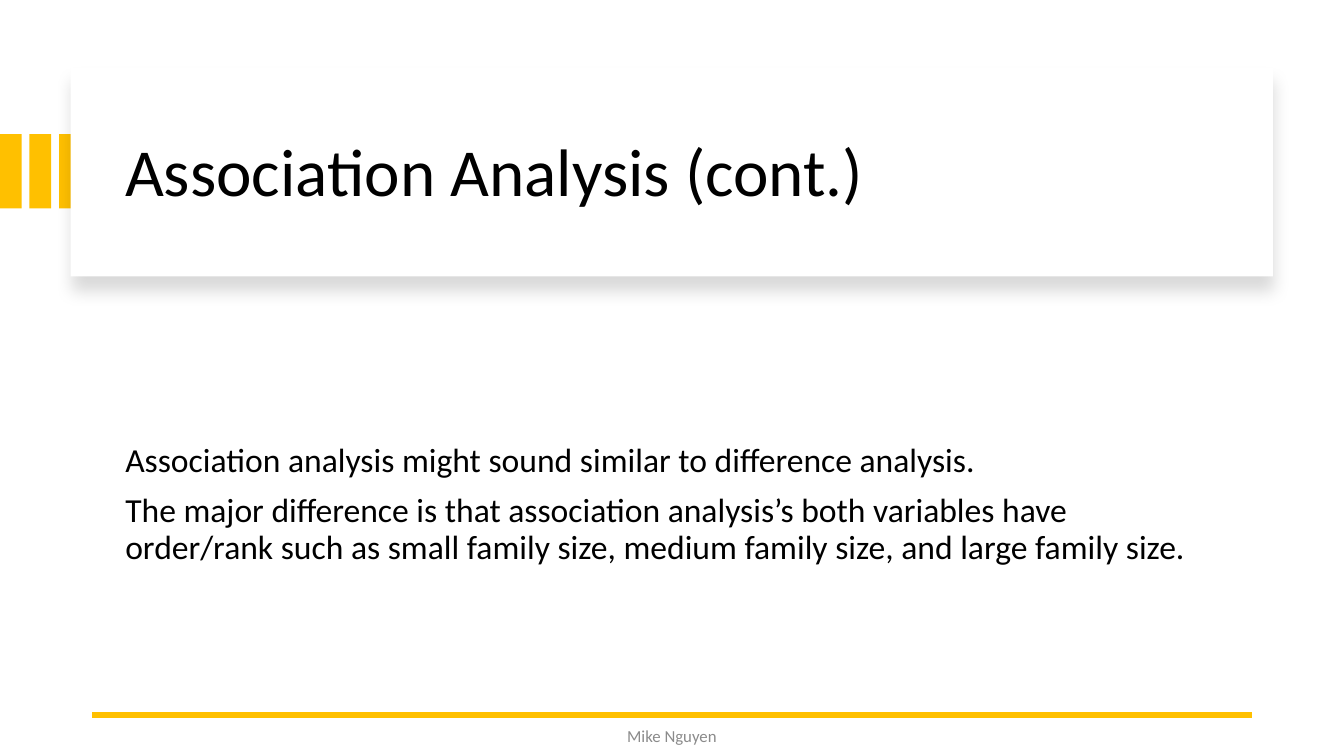
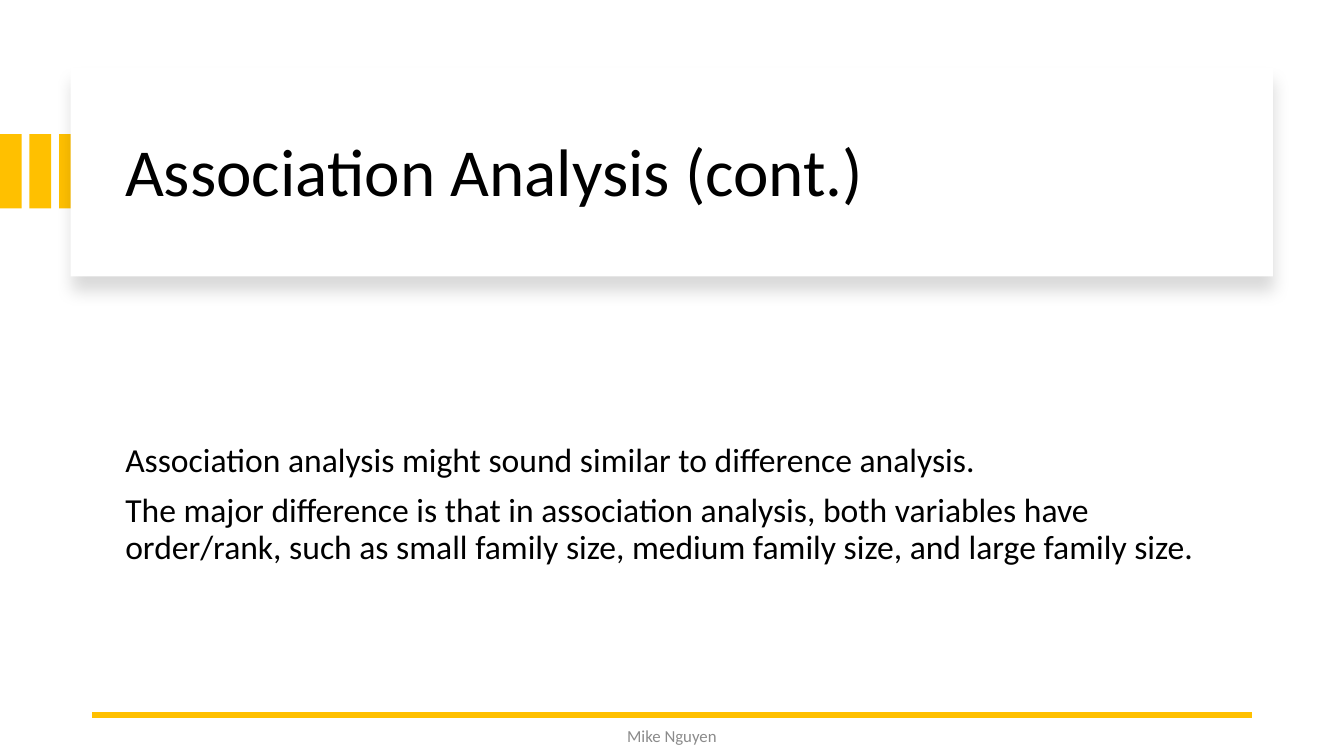
Before and after one commit to mikenguyen13/mar4050_S23_2, a slide deck: slide 31 of lectures/4/1_External Secondary Data_Causal Research.pptx (slide 29 before the commit). Drawn at 1344x756 pixels with LibreOffice and Linux fonts; fonts in the diff are those of the drawing. Boxes give left, top, right and bottom in pixels: in the first picture for what was removed or moved away, otherwise in the second. Text is boxed around its words. In the diff, an @@ line names an element or a change of style, - is before the commit and + after.

```diff
--- a/lectures/4/1_External Secondary Data_Causal Research.pptx
+++ b/lectures/4/1_External Secondary Data_Causal Research.pptx
@@ text at <box>125,498,1193,565</box>: text changed @@
-The major difference is that association analysis’s both variables have order/rank such as small family size, medium family size, and large family size.
+The major difference is that in association analysis, both variables have order/rank, such as small family size, medium family size, and large family size.
```
Also in this commit, not shown: 5 other slides changed, 2 slides added, 2 other files.
